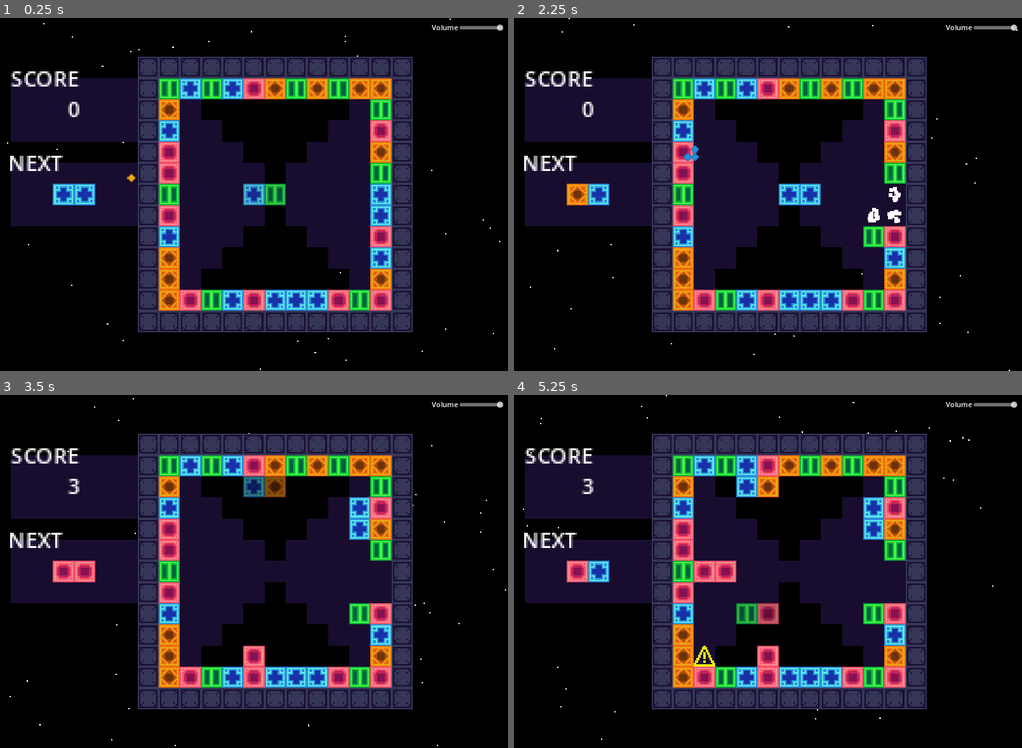
Above: before the commit, frames 1-4 (two rows, left to right).
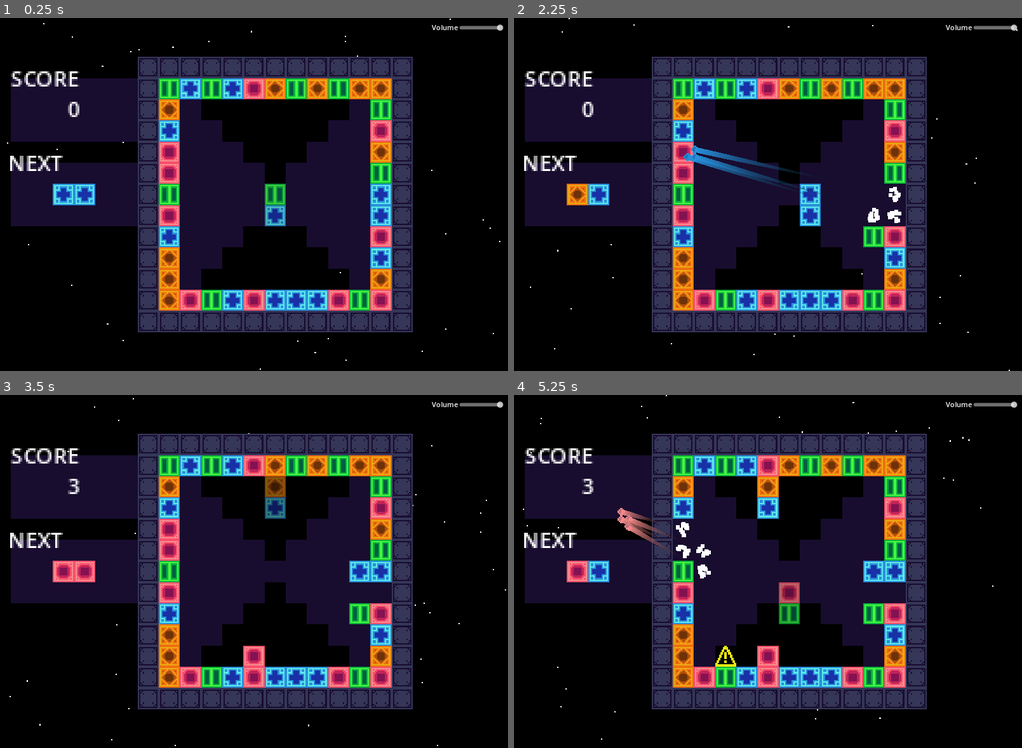
Above: after the commit, the same moments.

Repository: OwlyCode/LD54
Game: Godot game, scene res://game.tscn
Same seed, same stepped clock (60 frames per second), same inputs: the game is played once before the commit and once after it.
Inputs:
- Up to frame 1 (0.25 s): no input
- Up to frame 2 (2.25 s): hold Right (right) 0.53-1.28 s; tap X (lock) at 0.6, 1.55, 2.1 s; tap Space (rotate) at 0.8, 1.35 s; hold Down (down) 1.28-2.03 s; hold Right (right) from 2.03 s (still down)
- Up to frame 3 (3.5 s): tap Space (rotate) at 2.3, 2.85 s; release Right (right) at 2.78 s; hold Up (up) from 2.78 s (still down); tap X (lock) at 3.05 s
- Up to frame 4 (5.25 s): release Up (up) at 3.53 s; hold Left (left) 3.53-5.03 s; tap X (lock) at 3.6, 4.55, 5.1 s; tap Space (rotate) at 3.8, 4.35 s; hold Down (down) from 5.03 s (still down)

The runs differ from the first frame. In frame 1, 0.5% of the frame differs, in the area x 25-57%, y 44-59%; in frame 2, 1.1%; in frame 3, 1.5%; in frame 4, 4.1%, in the area x 20-78%, y 23-77%.

Commit message:
Adding sounds

Diff:
--- a/Combo.gd
+++ b/Combo.gd
@@ -15,9 +15,9 @@
 
 	visible = c > 1.0
 
-	if c >= 32.0:
+	if c >= 16.0:
 		text = "[center][b][wave][rainbow]COMBO x%d!!![/rainbow][/wave][/b][/center]" % c
-	elif c >= 16.0:
+	elif c >= 8.0:
 		text = "[center][wave][b]COMBO x%d!!![/b][/wave][/center]" % c
 	elif c >= 4.0:
 		text = "[center][wave][b]COMBO x%d[/b][/wave][/center]" % c
--- a/Global.gd
+++ b/Global.gd
@@ -19,6 +19,9 @@
 
 func get_spawn_count():
 	var count = log(score+1) / 2 + 1
+
+	if score > 1000.0:
+		count += score / 1000
 
 	return count
 
--- a/Particle.gd
+++ b/Particle.gd
@@ -20,13 +20,13 @@
 
 	match color:
 		Block.RED:
-			self_modulate = RED
+			modulate = RED
 		Block.BLUE:
-			self_modulate = BLUE
+			modulate = BLUE
 		Block.GREEN:
-			self_modulate = GREEN
+			modulate = GREEN
 		Block.VIOLET:
-			self_modulate = VIOLET
+			modulate = VIOLET
 
 	if position.distance_squared_to(target) < 2.0:
 		Global.score += score
--- /dev/null
+++ b/ParticleTrail.gd
@@ -0,0 +1,21 @@
+extends Line2D
+
+var length = 16
+var point = Vector2()
+
+# Called when the node enters the scene tree for the first time.
+func _ready():
+	pass # Replace with function body.
+
+
+# Called every frame. 'delta' is the elapsed time since the previous frame.
+func _process(delta):
+	global_position = Vector2(0,0)
+	global_rotation = 0
+
+	point = get_parent().global_position
+
+	add_point(point)
+
+	while get_point_count() > length:
+		remove_point(0)
--- /dev/null
+++ b/Restart.gd
@@ -0,0 +1,11 @@
+extends Button
+
+
+# Called when the node enters the scene tree for the first time.
+func _ready():
+	pass # Replace with function body.
+
+
+# Called every frame. 'delta' is the elapsed time since the previous frame.
+func _on_pressed():
+	get_tree().change_scene_to_file("res://game.tscn")
--- a/TileMap.gd
+++ b/TileMap.gd
@@ -35,9 +35,30 @@
 var ExplosionFx = preload("res://explosion.tscn")
 var ParticleFx = preload("res://particle.tscn")
 
+var placed_sound_offset = 0
+
+@onready var placed_sound = [
+	get_node("/root/game/Audio/Placed1"),
+	get_node("/root/game/Audio/Placed2"),
+	get_node("/root/game/Audio/Placed3")
+]
+
+var match_sequence = 0
+
+@onready var match_sound = [
+	get_node("/root/game/Audio/Matched1"),
+	get_node("/root/game/Audio/Matched2"),
+	get_node("/root/game/Audio/Matched3"),
+	get_node("/root/game/Audio/Matched4")
+]
+
+@onready var rotate_sound = get_node("/root/game/Audio/Rotate")
+
 func _ready():
 	state = blank_state()
 	gravity = blank_state()
+
+	Global.score = 0
 
 	for i in range(Global.GRID_SIZE):
 		for j in range(Global.GRID_SIZE):
@@ -200,6 +221,9 @@
 		change_state(cell[0], cell[1], cell[2])
 		fluid_cells.append([cell[0], cell[1]])
 
+	placed_sound[placed_sound_offset].play()
+	placed_sound_offset = (placed_sound_offset + 1) % 3
+
 	var matched = []
 
 	for cell in active_cells:
@@ -225,6 +249,7 @@
 
 func pack():
 	var all_moved = []
+	var moved = false
 
 	while len(fluid_cells) > 0:
 		var lookup = [] + fluid_cells
@@ -245,6 +270,7 @@
 						o += 1
 
 					if e:
+						moved = true
 						o -= 1
 						var movement = MovementFx.instantiate()
 						movement.source = map_to_local(Vector2i(i, j))
@@ -263,6 +289,7 @@
 						o += 1
 
 					if e:
+						moved = true
 						o -= 1
 						var movement = MovementFx.instantiate()
 						movement.source = map_to_local(Vector2i(i, j))
@@ -281,6 +308,7 @@
 						o += 1
 
 					if e:
+						moved = true
 						o -= 1
 						var movement = MovementFx.instantiate()
 						movement.source = map_to_local(Vector2i(i, j))
@@ -299,6 +327,7 @@
 						o += 1
 
 					if e:
+						moved = true
 						o -= 1
 						var movement = MovementFx.instantiate()
 						movement.source = map_to_local(Vector2i(i, j))
@@ -308,6 +337,10 @@
 						change_state(i+o, j, state[i][j])
 						change_state(i, j, null)
 
+	if moved:
+		placed_sound[placed_sound_offset].play()
+		placed_sound_offset = (placed_sound_offset + 1) % 3
+
 	var matches = []
 
 	for cell in all_moved:
@@ -328,15 +361,23 @@
 func spawn_piece():
 	var blocks = next_pieces.pop_front()
 
+	var possible_positions = [Vector2i(0, 1), Vector2i(0, -1), Vector2i(1, 0), Vector2i(-1, 0)]
+
 	if state[Global.GRID_SIZE/2][Global.GRID_SIZE/2] != null:
 		set_game_state(LOST)
-
-	if state[Global.GRID_SIZE/2-1][Global.GRID_SIZE/2] != null:
+		return
+
+	possible_positions = possible_positions.filter(func (p):
+		return state[Global.GRID_SIZE/2 + p.x][Global.GRID_SIZE/2 + p.y] == null
+	)
+
+	if len(possible_positions) == 0:
 		set_game_state(LOST)
+		return
 
 	active_cells = [
 		[Global.GRID_SIZE/2, Global.GRID_SIZE/2, blocks[0]],
-		[Global.GRID_SIZE/2-1, Global.GRID_SIZE/2, blocks[1]]
+		[Global.GRID_SIZE/2 + possible_positions[0].x, Global.GRID_SIZE/2 + possible_positions[0].y, blocks[1]]
 	]
 
 	next_pieces.append([
@@ -366,10 +407,11 @@
 
 	var ui = get_node("/root/game/UI")
 
-	var next = next_pieces[0]
-
-	ui.set_cell(0, Vector2i(-5, 5), 1, next[0].get_color())
-	ui.set_cell(0, Vector2i(-4, 5), 1, next[1].get_color())
+	if len(next_pieces) > 0:
+		var next = next_pieces[0]
+
+		ui.set_cell(0, Vector2i(-5, 5), 1, next[0].get_color())
+		ui.set_cell(0, Vector2i(-4, 5), 1, next[1].get_color())
 
 	clear()
 
@@ -404,21 +446,25 @@
 
 	if active_cells[1][0] == root_cell[0] - 1: # LEFT
 		if root_cell[1] > 0 and state[root_cell[0]][root_cell[1]-1] == null:
+			rotate_sound.play()
 			active_cells[1][0] = root_cell[0]
 			active_cells[1][1] = root_cell[1] - 1
 
 	elif active_cells[1][0] == root_cell[0] + 1: # RIGHT
 		if root_cell[1] < Global.GRID_SIZE - 1 and state[root_cell[0]][root_cell[1]+1] == null:
+			rotate_sound.play()
 			active_cells[1][0] = root_cell[0]
 			active_cells[1][1] = root_cell[1] + 1
 
 	elif active_cells[1][1] == root_cell[1] - 1: # UP
 		if root_cell[0] < Global.GRID_SIZE - 1 and state[root_cell[0]+1][root_cell[1]] == null:
+			rotate_sound.play()
 			active_cells[1][0] = root_cell[0] + 1
 			active_cells[1][1] = root_cell[1]
 
 	elif active_cells[1][1] == root_cell[1] + 1: # DOWN
 		if root_cell[0] > 0 and state[root_cell[0]-1][root_cell[1]] == null:
+			rotate_sound.play()
 			active_cells[1][0] = root_cell[0] - 1
 			active_cells[1][1] = root_cell[1]
 
@@ -428,11 +474,16 @@
 			lock_cooldown = Global.LOCK_TIME
 		if s == MATCHING:
 			lock_cooldown = Global.COMBO_TIME
+		if s == LOST:
+			get_node("/root/game/GameOverContainer").visible = true
 
 	game_state = s
 
 func _physics_process(delta):
 	if game_state == LOST:
+		if Input.is_action_just_pressed("rotate"):
+			get_tree().change_scene_to_file("res://game.tscn")
+
 		return
 
 	if game_state == LOCKING:
@@ -529,9 +580,7 @@
 		fill_cooldown -= delta
 
 		if fill_cooldown < 0:
-			print(Global.get_spawn_count())
 			for i in range(0, Global.get_spawn_count()):
-				print("GO")
 				add_pending()
 			fill_cooldown = Global.get_fill_cooldown()
 
--- a/game.tscn
+++ b/game.tscn
@@ -1,13 +1,21 @@
-[gd_scene load_steps=9 format=3 uid="uid://bhdo4vuebjyu4"]
+[gd_scene load_steps=17 format=3 uid="uid://bhdo4vuebjyu4"]
 
 [ext_resource type="PackedScene" uid="uid://brswk8celtbm1" path="res://UI/volume.tscn" id="1_5ch4i"]
+[ext_resource type="AudioStream" uid="uid://hktgtd85nt12" path="res://Audio/placed1.wav" id="3_58vlb"]
 [ext_resource type="TileSet" uid="uid://bo21h3gl31ndk" path="res://tileset.tres" id="3_ie55p"]
 [ext_resource type="Script" path="res://TileMap.gd" id="3_k2dhn"]
+[ext_resource type="AudioStream" uid="uid://dfvy80cye3ntl" path="res://Audio/placed2.wav" id="4_k0vi0"]
 [ext_resource type="Script" path="res://UI.gd" id="5_4veao"]
 [ext_resource type="AudioStream" uid="uid://cfrppsq24npcp" path="res://LD54.wav" id="5_eiy3q"]
 [ext_resource type="Script" path="res://Score.gd" id="5_l5a5e"]
+[ext_resource type="AudioStream" uid="uid://bkk65uctrrqug" path="res://Audio/placed3.wav" id="5_u3jwj"]
+[ext_resource type="AudioStream" uid="uid://cvp17hvsr4umo" path="res://Audio/match1.wav" id="6_d0g4b"]
 [ext_resource type="Script" path="res://Combo.gd" id="6_usjc0"]
-[ext_resource type="PackedScene" uid="uid://dm2s2015ct3i2" path="res://particle.tscn" id="7_ycbcy"]
+[ext_resource type="AudioStream" uid="uid://dpjomp5vsduyu" path="res://Audio/match2.wav" id="7_hadl1"]
+[ext_resource type="AudioStream" uid="uid://dm20tek6elwgn" path="res://Audio/match3.wav" id="8_blt21"]
+[ext_resource type="Script" path="res://Restart.gd" id="8_shpyx"]
+[ext_resource type="AudioStream" uid="uid://bldhvoeejlwee" path="res://Audio/match4.wav" id="9_l48qk"]
+[ext_resource type="AudioStream" uid="uid://e5c8sp633ux8" path="res://Audio/rotate.wav" id="10_ie3ax"]
 
 [node name="game" type="Node2D"]
 texture_filter = 1
@@ -28,6 +36,37 @@
 
 [node name="Volume" parent="CanvasLayer/MarginContainer" instance=ExtResource("1_5ch4i")]
 layout_mode = 2
+
+[node name="Audio" type="Node" parent="."]
+
+[node name="Music" type="AudioStreamPlayer" parent="Audio"]
+stream = ExtResource("5_eiy3q")
+volume_db = -5.0
+autoplay = true
+
+[node name="Placed1" type="AudioStreamPlayer" parent="Audio"]
+stream = ExtResource("3_58vlb")
+
+[node name="Placed2" type="AudioStreamPlayer" parent="Audio"]
+stream = ExtResource("4_k0vi0")
+
+[node name="Placed3" type="AudioStreamPlayer" parent="Audio"]
+stream = ExtResource("5_u3jwj")
+
+[node name="Match1" type="AudioStreamPlayer" parent="Audio"]
+stream = ExtResource("6_d0g4b")
+
+[node name="Match2" type="AudioStreamPlayer" parent="Audio"]
+stream = ExtResource("7_hadl1")
+
+[node name="Match3" type="AudioStreamPlayer" parent="Audio"]
+stream = ExtResource("8_blt21")
+
+[node name="Match4" type="AudioStreamPlayer" parent="Audio"]
+stream = ExtResource("9_l48qk")
+
+[node name="Rotate" type="AudioStreamPlayer" parent="Audio"]
+stream = ExtResource("10_ie3ax")
 
 [node name="CPUParticles2D" type="CPUParticles2D" parent="."]
 z_index = -2000
@@ -93,10 +132,6 @@
 size_flags_horizontal = 0
 text = "NEXT"
 
-[node name="AudioStreamPlayer" type="AudioStreamPlayer" parent="."]
-stream = ExtResource("5_eiy3q")
-autoplay = true
-
 [node name="Combo" type="RichTextLabel" parent="."]
 offset_left = 103.0
 offset_top = 186.0
@@ -107,7 +142,32 @@
 text = "[center][b][wave][rainbow]COMBO x333!!![/rainbow][/wave][/b][/center]"
 script = ExtResource("6_usjc0")
 
-[node name="Particle" parent="." instance=ExtResource("7_ycbcy")]
-
 [node name="ParticleTarget" type="Node2D" parent="."]
 position = Vector2(-64, 36)
+
+[node name="GameOverContainer" type="Control" parent="."]
+visible = false
+layout_mode = 3
+anchors_preset = 0
+
+[node name="GameOver" type="RichTextLabel" parent="GameOverContainer"]
+offset_left = -9.0
+offset_top = 54.0
+offset_right = 185.0
+offset_bottom = 140.0
+theme_override_colors/font_outline_color = Color(0, 0, 0, 1)
+theme_override_constants/outline_size = 2
+theme_override_font_sizes/normal_font_size = 30
+bbcode_enabled = true
+text = "[center][wave][color=#da2424]GAME OVER[/color][/wave][/center]"
+
+[node name="Restart" type="Button" parent="GameOverContainer"]
+offset_left = 22.0
+offset_top = 97.0
+offset_right = 152.0
+offset_bottom = 127.0
+theme_override_font_sizes/font_size = 15
+text = "RESTART (SPACE)"
+script = ExtResource("8_shpyx")
+
+[connection signal="pressed" from="GameOverContainer/Restart" to="GameOverContainer/Restart" method="_on_pressed"]
--- a/particle.tscn
+++ b/particle.tscn
@@ -1,13 +1,27 @@
-[gd_scene load_steps=4 format=3 uid="uid://dm2s2015ct3i2"]
+[gd_scene load_steps=7 format=3 uid="uid://dm2s2015ct3i2"]
 
 [ext_resource type="Texture2D" uid="uid://dsfn06f2a4qd3" path="res://block.png" id="1_vl87v"]
 [ext_resource type="Script" path="res://Particle.gd" id="2_yve3e"]
+[ext_resource type="Script" path="res://ParticleTrail.gd" id="3_j42kq"]
 
 [sub_resource type="AtlasTexture" id="AtlasTexture_i81a4"]
 atlas = ExtResource("1_vl87v")
 region = Rect2(4, 68, 8, 8)
 
+[sub_resource type="Curve" id="Curve_pihdy"]
+_data = [Vector2(0, 0), 0.0, 0.0, 0, 0, Vector2(0.972136, 1), 0.0, 0.0, 0, 0]
+point_count = 2
+
+[sub_resource type="Gradient" id="Gradient_lwrsy"]
+colors = PackedColorArray(0, 0, 0, 0, 1, 1, 1, 1)
+
 [node name="Particle" type="Sprite2D"]
 position = Vector2(146, 228)
 texture = SubResource("AtlasTexture_i81a4")
 script = ExtResource("2_yve3e")
+
+[node name="Line2D" type="Line2D" parent="."]
+width = 4.0
+width_curve = SubResource("Curve_pihdy")
+gradient = SubResource("Gradient_lwrsy")
+script = ExtResource("3_j42kq")
Not shown, added: Audio/match1.wav.import
Not shown, added: Audio/match2.wav.import
Not shown, added: Audio/match3.wav.import
Not shown, added: Audio/match4.wav.import
Not shown, added: Audio/placed1.wav.import
Not shown, added: Audio/placed2.wav.import
Not shown, added: Audio/placed3.wav.import
Not shown, added: Audio/rotate.wav.import
Binary file changed: block.png
Not shown, added: Audio/match1.wav
Not shown, added: Audio/match2.wav
Not shown, added: Audio/match3.wav
(and 6 more such lines)
